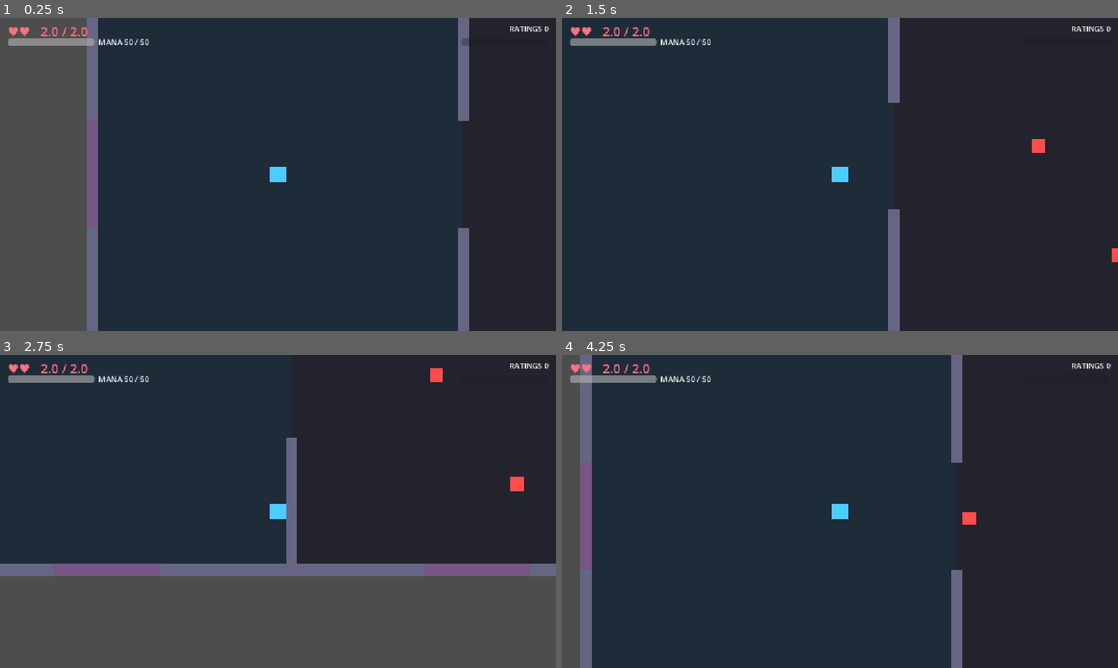
Above: before the commit, frames 1-4 (two rows, left to right).
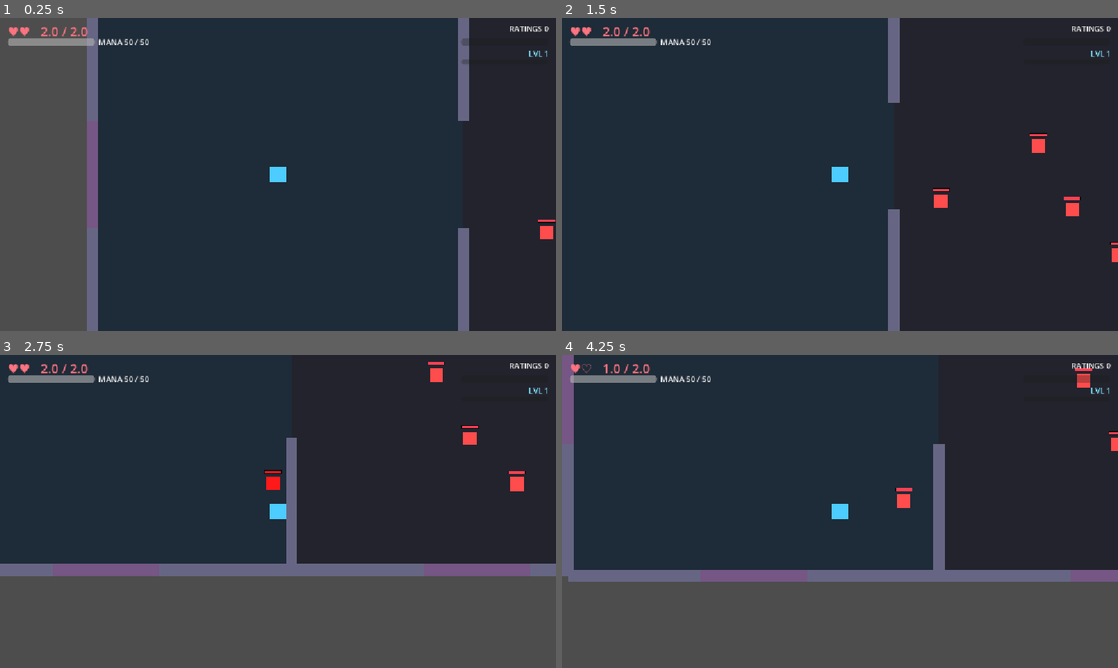
Above: after the commit, the same moments.

Repository: nderman/dungeon-grinder-cal
Game: Godot game, scene res://Floor.tscn
The game is run twice, just before and just after one commit, with the same random seed, the same clock (stepped at 60 frames per second) and the same inputs.
Inputs (mouse positions are in pixels of both pictures, inside the frame that each line leads up to):
- Up to frame 1 (0.25 s): no input
- Up to frame 2 (1.5 s): tap Enter (ui_accept) at 0.5, 0.77, 0.8, 1.07, 1.35 s; move the mouse to (962, 158) at 0.52 s; hold D (move_right) 0.53-1.28 s; hold E (interact) 0.53-1.28 s; move the mouse to (728, 190) at 1.27 s; hold S (move_down) from 1.28 s (still down)
- Up to frame 3 (2.75 s): tap Enter (ui_accept) at 1.52, 1.82 s; tap E (interact) at 1.55 s; move the mouse to (333, 442) at 2.02 s; release S (move_down) at 2.03 s; hold D (move_right) from 2.03 s (still down); hold Enter (ui_accept) from 2.03 s (still down); tap Down (aim_down) at 2.1 s
- Up to frame 4 (4.25 s): move the mouse to (812, 574) at 2.77 s; release D (move_right) at 2.78 s; release Enter (ui_accept) at 2.78 s; hold W (move_up) 2.78-3.53 s; tap Left (aim_left) at 2.85 s; tap Enter (ui_accept) at 3.02, 3.32 s; tap E (interact) at 3.05 s; move the mouse to (1006, 558) at 3.52 s; hold A (move_left) from 3.53 s (still down); hold Enter (ui_accept) from 3.53 s (still down); tap Right (aim_right) at 3.6 s

The runs differ from the first frame. In frame 1, 0.2% of the frame differs, in the area x 83-100%, y 10-71%; in frame 2, 0.4%; in frame 3, 0.4%; in frame 4, 36%, in the area x 0-100%, y 0-100%.

Commit message:
Progression (XP/levels/skill points) + boss feel & aggro fixes
Character-growth rail (grounded in the DCC "Crawler" wiki): kills pay XP
(goblin 20 / Neighborhood boss 120 / Floor boss 300) -> levels (curve 80*lvl,
reset per run) -> 3 skill points/level, spent only at a Safe-Room LevelTerminal
(LevelUpPanel). Spending re-derives hearts/mana/speed and patches you up. HUD
gains a level label, XP bar, and an unspent-points pip; Green Room shows level.
Economy split documented in GDD: XP=growth, Ratings=loot/audience, Gold=shops(TODO);
retires the old "spend Ratings at a stat terminal" idea.

Combat/feel from playtest:
- Enemies aggro on damage -> chase regardless of detection_range (no free sniping)
- Bosses lunge forward on attack so hits connect; stay dormant until the arena locks
- Floating health bars on mobs and bosses
- Glitch Bolt range halved (1400 -> 700px, ~one 768px room)
- Combat rooms now spawn 2-4 mobs; phase-doors spaced >=4 cells; no shooting through walls

Co-Authored-By: Claude Opus 4.7 (1M context) <noreply@anthropic.com>

Diff:
--- a/game-client/components/AIComponent.gd
+++ b/game-client/components/AIComponent.gd
@@ -15,8 +15,11 @@
 @export var damage_hearts: float = 1.0          # mobs 1, bosses 2
 @export var move_speed: float = 240.0           # chase speed (bosses set this low)
 @export var start_active: bool = true           # bosses start dormant until the arena locks
+@export var lunge: bool = true                  # commit a forward lunge on attack so it connects
+@export var lunge_speed: float = 950.0
 
 var _active: bool = true
+var _last_health: float = 0.0   # tracked to detect "I just took damage" → aggro
 var target: CharacterBody2D = null
 var parent: CharacterBody2D
 @onready var move_comp: MovementComponent = get_parent().get_node_or_null("MovementComponent")
@@ -24,10 +27,32 @@
 func _ready() -> void:
 	parent = get_parent() as CharacterBody2D
 	_active = start_active
+	# Aggro-on-damage: a hit drags the mob onto you even from beyond detection_range —
+	# no more free sniping from across the floor.
+	var hc := get_parent().get_node_or_null("HealthComponent")
+	if hc:
+		_last_health = hc.current_hearts
+		hc.health_changed.connect(_on_health_changed)
 	_change_state(State.IDLE)
 
 func activate() -> void:
 	_active = true
+
+# Damage acquires the player as target regardless of distance. Dormant bosses ignore it
+# (they stay inert until the arena locks); healing (current rising) never aggros.
+func _on_health_changed(current: float, _maximum: float) -> void:
+	var took_damage := current < _last_health
+	_last_health = current
+	if took_damage and _active and target == null:
+		_acquire_player()
+
+func _acquire_player() -> void:
+	var players := get_tree().get_nodes_in_group("player")
+	if players.is_empty():
+		return
+	target = players[0] as CharacterBody2D
+	if current_state == State.IDLE:
+		_change_state(State.CHASE)
 
 func _physics_process(delta: float) -> void:
 	if not _active:
@@ -81,10 +106,32 @@
 	tw.tween_property(parent, "modulate", Color(1, 0.5, 0.5), telegraph_duration * 0.5)
 
 func _execute_attack() -> void:
-	if target and global_position.distance_to(target.global_position) <= attack_range + 20.0:
-		var health := target.get_node_or_null("HealthComponent") as HealthComponent
-		var prot := target.get_node_or_null("ProtectionComponent") as ProtectionComponent
-		var dmg := damage_hearts
-		if prot: dmg = prot.handle_incoming_damage(dmg)
-		if health: health.take_damage(dmg)
+	if lunge and parent != null and is_instance_valid(target):
+		# Commit a forward lunge toward the target — this is what makes the hit land
+		# (a stationary telegraph whiffs against a moving player). Dash to dodge it.
+		var dir := (target.global_position - parent.global_position).normalized()
+		var elapsed := 0.0
+		while elapsed < 0.2:
+			parent.velocity = dir * lunge_speed
+			parent.move_and_slide()
+			if is_instance_valid(target) and global_position.distance_to(target.global_position) <= attack_range:
+				_hit_target()
+				break
+			elapsed += get_physics_process_delta_time()
+			await get_tree().physics_frame
+		if parent != null:
+			parent.velocity = Vector2.ZERO
+	elif is_instance_valid(target) and global_position.distance_to(target.global_position) <= attack_range + 20.0:
+		_hit_target()
 	_change_state(State.COOLDOWN)
+
+func _hit_target() -> void:
+	if not is_instance_valid(target):
+		return
+	var health := target.get_node_or_null("HealthComponent") as HealthComponent
+	var prot := target.get_node_or_null("ProtectionComponent") as ProtectionComponent
+	var dmg := damage_hearts
+	if prot:
+		dmg = prot.handle_incoming_damage(dmg)
+	if health:
+		health.take_damage(dmg)
--- /dev/null
+++ b/game-client/components/HealthBar.gd
@@ -0,0 +1,33 @@
+# HealthBar.gd
+# A tiny floating HP bar drawn above an entity. Reads its sibling HealthComponent and
+# redraws on change. Cheap (immediate-mode _draw, no extra nodes).
+extends Node2D
+
+@export var width: float = 40.0
+@export var height: float = 5.0
+@export var y_offset: float = -40.0
+
+var _cur: float = 1.0
+var _max: float = 1.0
+
+func _ready() -> void:
+	var hc := get_parent().get_node_or_null("HealthComponent")
+	if hc:
+		hc.health_changed.connect(_on_changed)
+		_cur = hc.current_hearts
+		_max = hc.max_hearts
+	queue_redraw()
+
+func _on_changed(current: float, maximum: float) -> void:
+	_cur = current
+	_max = maximum
+	queue_redraw()
+
+func _draw() -> void:
+	if _max <= 0.0:
+		return
+	var x := -width * 0.5
+	draw_rect(Rect2(x - 1.0, y_offset - 1.0, width + 2.0, height + 2.0), Color(0, 0, 0, 0.7))
+	var frac := clampf(_cur / _max, 0.0, 1.0)
+	if frac > 0.0:
+		draw_rect(Rect2(x, y_offset, width * frac, height), Color(1.0, 0.25, 0.32))
--- a/game-client/components/HealthComponent.gd
+++ b/game-client/components/HealthComponent.gd
@@ -12,6 +12,7 @@
 # Enemies set this in their scene to self-initialize their pool.
 # The Player leaves it 0 and instead calls initialize_health() from CON.
 @export var configured_hearts: float = 0.0
+@export var xp_reward: int = 0               # XP this mob pays on death (bosses set higher)
 @export var iframe_seconds: float = 0.4      # brief post-hit invulnerability (player)
 var _invuln: bool = false
 
@@ -62,5 +63,7 @@
 	if is_player:
 		GameManager.end_run()   # Save meta-progression, fade to the Green Room.
 	else:
-		SignalBus.enemy_cancelled.emit(global_position, 10)
+		SignalBus.enemy_cancelled.emit(global_position, 10)   # audience/Ratings rail
+		if xp_reward > 0:
+			SignalBus.xp_awarded.emit(xp_reward)              # character-growth rail
 		get_parent().queue_free()
--- /dev/null
+++ b/game-client/entities/LevelTerminal.gd
@@ -0,0 +1,25 @@
+# LevelTerminal.gd
+# Safe-Room pad: stand on it and press interact (E) to open the Stat-Injection panel and
+# spend banked skill points. Sibling of the LootBoxTerminal; both are Safe-Room-only.
+extends Area2D
+
+@onready var panel := $LevelUpPanel
+var _player: Node = null
+
+func _ready() -> void:
+	body_entered.connect(_on_entered)
+	body_exited.connect(_on_exited)
+
+func _on_entered(b: Node) -> void:
+	if b.is_in_group("player"):
+		_player = b
+
+func _on_exited(b: Node) -> void:
+	if b == _player:
+		_player = null
+		panel.close()   # leaving the pad closes the screen
+
+func _unhandled_input(event: InputEvent) -> void:
+	if _player == null or not event.is_action_pressed("interact"):
+		return
+	panel.toggle()
--- /dev/null
+++ b/game-client/entities/LevelTerminal.tscn
@@ -0,0 +1,28 @@
+[gd_scene load_steps=4 format=3]
+
+[ext_resource type="Script" path="res://entities/LevelTerminal.gd" id="1_lt"]
+[ext_resource type="Script" path="res://ui/LevelUpPanel.gd" id="2_lup"]
+
+[sub_resource type="RectangleShape2D" id="rs_lt"]
+size = Vector2(96, 96)
+
+[node name="LevelTerminal" type="Area2D"]
+script = ExtResource("1_lt")
+
+[node name="Visual" type="Polygon2D" parent="."]
+color = Color(0.3, 0.8, 1, 0.85)
+polygon = PackedVector2Array(-48, -48, 48, -48, 48, 48, -48, 48)
+
+[node name="Label" type="Label" parent="."]
+offset_left = -80.0
+offset_top = -78.0
+offset_right = 80.0
+offset_bottom = -56.0
+horizontal_alignment = 1
+text = "LEVEL UP [E]"
+
+[node name="CollisionShape2D" type="CollisionShape2D" parent="."]
+shape = SubResource("rs_lt")
+
+[node name="LevelUpPanel" type="CanvasLayer" parent="."]
+script = ExtResource("2_lup")
--- a/game-client/entities/enemies/GlitchGoblin.tscn
+++ b/game-client/entities/enemies/GlitchGoblin.tscn
@@ -1,8 +1,9 @@
-[gd_scene load_steps=5 format=3]
+[gd_scene load_steps=6 format=3]
 
 [ext_resource type="Script" path="res://components/HealthComponent.gd" id="1_health"]
 [ext_resource type="Script" path="res://components/MovementComponent.gd" id="2_move"]
 [ext_resource type="Script" path="res://components/AIComponent.gd" id="3_ai"]
+[ext_resource type="Script" path="res://components/HealthBar.gd" id="4_hb"]
 
 [sub_resource type="CircleShape2D" id="CircleShape2D_goblin"]
 radius = 14.0
@@ -19,9 +20,15 @@
 [node name="HealthComponent" type="Node2D" parent="."]
 script = ExtResource("1_health")
 configured_hearts = 1.0
+xp_reward = 20
 
 [node name="MovementComponent" type="Node2D" parent="."]
 script = ExtResource("2_move")
 
 [node name="AIComponent" type="Node2D" parent="."]
 script = ExtResource("3_ai")
+
+[node name="HealthBar" type="Node2D" parent="."]
+script = ExtResource("4_hb")
+width = 34.0
+y_offset = -26.0
--- a/game-client/entities/enemies/MeatGrinderGolem.tscn
+++ b/game-client/entities/enemies/MeatGrinderGolem.tscn
@@ -1,9 +1,10 @@
-[gd_scene load_steps=6 format=3]
+[gd_scene load_steps=7 format=3]
 
 [ext_resource type="Script" path="res://entities/enemies/MeatGrinderGolem.gd" id="1_golem"]
 [ext_resource type="Script" path="res://components/HealthComponent.gd" id="2_health"]
 [ext_resource type="Script" path="res://components/MovementComponent.gd" id="3_move"]
 [ext_resource type="Script" path="res://components/AIComponent.gd" id="4_ai"]
+[ext_resource type="Script" path="res://components/HealthBar.gd" id="5_hb"]
 
 [sub_resource type="CircleShape2D" id="cs_golem"]
 radius = 46.0
@@ -21,6 +22,7 @@
 [node name="HealthComponent" type="Node2D" parent="."]
 script = ExtResource("2_health")
 configured_hearts = 10.0
+xp_reward = 150
 
 [node name="MovementComponent" type="Node2D" parent="."]
 script = ExtResource("3_move")
@@ -33,3 +35,8 @@
 attack_cooldown = 1.4
 damage_hearts = 2.0
 move_speed = 130.0
+
+[node name="HealthBar" type="Node2D" parent="."]
+script = ExtResource("5_hb")
+width = 110.0
+y_offset = -66.0
--- a/game-client/entities/player/Player.gd
+++ b/game-client/entities/player/Player.gd
@@ -29,10 +29,18 @@
 func _ready() -> void:
 	add_to_group("player")
 	_initialize_contestant()
+	# Safe-Room skill-point spends mutate the shared run-stats dict; re-derive vitals.
+	SignalBus.stat_injected.connect(_on_stat_injected)
 
 func _initialize_contestant() -> void:
 	if not GameManager.current_run_stats.is_empty():
 		current_stats = GameManager.current_run_stats
+	_calculate_vitals()
+	base_speed = 300.0 + (current_stats["DEX"] * 5.0)
+
+# A point was injected into a stat (Stat-Injection terminal). Re-apply the derived vitals.
+# In a Safe Room this doubles as a full patch-up — earned, not free.
+func _on_stat_injected(_stat: String, _new_value: int) -> void:
 	_calculate_vitals()
 	base_speed = 300.0 + (current_stats["DEX"] * 5.0)
 
--- a/game-client/entities/projectiles/GlitchBolt.gd
+++ b/game-client/entities/projectiles/GlitchBolt.gd
@@ -5,7 +5,7 @@
 extends Node2D
 
 @export var speed: float = 700.0
-@export var lifetime: float = 2.0
+@export var lifetime: float = 1.0   # range = speed × lifetime ≈ 700px ≈ one room (CELL 768)
 var direction: Vector2 = Vector2.RIGHT
 
 # Called by the caster right after instancing.
--- a/game-client/levels/LevelGenerator.gd
+++ b/game-client/levels/LevelGenerator.gd
@@ -16,8 +16,8 @@
 @export var neighborhood_bosses: int = 2   # DCC: a floor has several bosses, not one
 
 # Boss tiers. On Floor 1 every boss is arena-locked (per DCC lore).
-const FLOOR_BOSS := {"hearts": 20.0, "damage": 2.0, "scale": 1.0, "tint": Color(1, 1, 1), "telegraph": 0.55, "speed": 340.0}
-const NEIGHBORHOOD_BOSS := {"hearts": 8.0, "damage": 1.0, "scale": 0.8, "tint": Color(1.0, 0.7, 0.4), "telegraph": 0.7, "speed": 290.0}
+const FLOOR_BOSS := {"hearts": 20.0, "damage": 2.0, "scale": 1.0, "tint": Color(1, 1, 1), "telegraph": 0.55, "speed": 340.0, "xp": 300}
+const NEIGHBORHOOD_BOSS := {"hearts": 8.0, "damage": 1.0, "scale": 0.8, "tint": Color(1.0, 0.7, 0.4), "telegraph": 0.7, "speed": 290.0, "xp": 120}
 
 var grid: Dictionary = {}                 # Vector2i -> type string
 var rooms: Dictionary = {}                # Vector2i -> Room
@@ -56,12 +56,12 @@
 	for p in order:
 		if grid[p] == "MiniBoss":
 			anchors.append(p)
-	for c in _pick_spread(combat, anchors, clampi(combat.size() / 4, 1, 3)):
+	for c in _pick_spread(combat, anchors, 2, 4.0):   # ≥4 cells apart — real travel to safety
 		grid[c] = "PhaseDoor"
 
 # Greedily choose up to k Combat cells maximising the min distance to the anchors
 # (and to each other), so the picks end up spread across the floor.
-func _pick_spread(candidates: Array, anchors: Array, k: int) -> Array[Vector2i]:
+func _pick_spread(candidates: Array, anchors: Array, k: int, min_sep: float = 0.0) -> Array[Vector2i]:
 	var chosen: Array[Vector2i] = []
 	for _i in range(k):
 		var best := Vector2i.ZERO
@@ -74,7 +74,9 @@
 				best_d = d
 				best = c
 		if best_d < 0.0:
-			break
+			break                       # nothing left
+		if not chosen.is_empty() and best_d < min_sep:
+			break                       # remaining picks are too close — keep them spread out
 		chosen.append(best)
 	return chosen
 
@@ -103,7 +105,7 @@
 func _populate(cell: Vector2i, room: Room) -> void:
 	match grid[cell]:
 		"Combat":
-			for _i in range(randi_range(1, 2)):
+			for _i in range(randi_range(2, 4)):
 				_spawn_enemy(room)
 		"Boss":
 			_spawn_boss(room, FLOOR_BOSS)
@@ -121,6 +123,7 @@
 	var hc := b.get_node_or_null("HealthComponent")
 	if hc:
 		hc.configured_hearts = tier["hearts"]
+		hc.xp_reward = tier["xp"]   # bosses are the big XP payout — the grind-gate reward
 	var ai := b.get_node_or_null("AIComponent")
 	if ai:
 		ai.damage_hearts = tier["damage"]
--- a/game-client/levels/prefabs/SafeRoom.tscn
+++ b/game-client/levels/prefabs/SafeRoom.tscn
@@ -1,8 +1,9 @@
-[gd_scene load_steps=4 format=3]
+[gd_scene load_steps=5 format=3]
 
 [ext_resource type="PackedScene" path="res://levels/prefabs/Room.tscn" id="1_room"]
 [ext_resource type="PackedScene" path="res://entities/Teleporter.tscn" id="2_tp"]
 [ext_resource type="PackedScene" path="res://entities/LootBoxTerminal.tscn" id="3_lbt"]
+[ext_resource type="PackedScene" path="res://entities/LevelTerminal.tscn" id="4_lvl"]
 
 [node name="SafeRoom" type="Node2D"]
 
@@ -17,3 +18,6 @@
 
 [node name="LootBoxTerminal" parent="." instance=ExtResource("3_lbt")]
 position = Vector2(0, -150)
+
+[node name="LevelTerminal" parent="." instance=ExtResource("4_lvl")]
+position = Vector2(0, 150)
--- a/game-client/scripts/autoloads/GameManager.gd
+++ b/game-client/scripts/autoloads/GameManager.gd
@@ -24,6 +24,18 @@
 var last_safe_room_entrance_pos: Vector2 = Vector2.ZERO   # where a Phase-Door spat you in
 var run_inventory: Array = []                             # items pulled from Loot Boxes this run
 
+# --- PROGRESSION (XP / LEVELS / SKILL POINTS) — the character-growth rail ---
+# Per DCC: kills grant XP; every level hands you 3 stat points to spend, and you may only
+# spend them in a Safe Room. Levels reset per run (roguelite); you re-grow each Season.
+const XP_PER_LEVEL_BASE := 80          # XP for L1→L2; scales linearly with level
+const SKILL_POINTS_PER_LEVEL := 3      # DCC canon
+var xp: int = 0
+var level: int = 1
+var skill_points: int = 0              # unspent — banked until you reach a Safe-Room terminal
+
+func xp_to_next(lvl: int) -> int:
+	return XP_PER_LEVEL_BASE * lvl     # L1→80, L2→160, L3→240 …
+
 # --- ACTIVE CONTRACT ---
 var current_race: String = "Human"
 var current_class: String = "Brawler"
@@ -35,16 +47,51 @@
 
 func _ready() -> void:
 	SignalBus.ratings_spike.connect(_on_ratings_spike)
+	SignalBus.enemy_cancelled.connect(_on_enemy_cancelled)
+	SignalBus.xp_awarded.connect(add_xp)
+
+# Every kill pays Ratings — the AUDIENCE rail (drives loot drops + fan/sponsor boxes).
+# Character growth rides the separate XP rail (see add_xp); shops will use Gold.
+func _on_enemy_cancelled(_loc: Vector2, ratings_earned: int) -> void:
+	run_ratings += ratings_earned
+	rating_changed.emit(run_ratings)
+
+# Kills feed the XP rail. Banks 3 skill points per level gained (spendable in a Safe Room).
+func add_xp(amount: int) -> void:
+	if amount <= 0:
+		return
+	xp += amount
+	while xp >= xp_to_next(level):
+		xp -= xp_to_next(level)
+		level += 1
+		skill_points += SKILL_POINTS_PER_LEVEL
+		SignalBus.leveled_up.emit(level, skill_points)
+	SignalBus.xp_changed.emit(xp, xp_to_next(level), level)
+
+# Spend one banked point on a core stat. Mutates the live run-stats dict (the Player shares
+# this reference) and pings stat_injected so the Player re-derives hearts/mana/speed.
+func spend_skill_point(stat: String) -> bool:
+	if skill_points <= 0 or not current_run_stats.has(stat):
+		return false
+	skill_points -= 1
+	current_run_stats[stat] = int(current_run_stats[stat]) + 1
+	SignalBus.stat_injected.emit(stat, int(current_run_stats[stat]))
+	SignalBus.xp_changed.emit(xp, xp_to_next(level), level)   # refresh the points pip
+	return true
 
 func start_new_run() -> void:
 	current_floor = 1
 	run_ratings = 0
 	hype_meter = 0.0
+	xp = 0
+	level = 1
+	skill_points = 0
 	earned_loot_boxes.clear()
 	run_inventory.clear()
 	is_run_active = true
 	MetaManager.reset_run_cache()
 	current_run_stats = MetaManager.get_current_contestant_stats(current_race, current_class)
+	SignalBus.xp_changed.emit(xp, xp_to_next(level), level)
 
 func advance_floor() -> void:
 	current_floor += 1
--- a/game-client/scripts/autoloads/SignalBus.gd
+++ b/game-client/scripts/autoloads/SignalBus.gd
@@ -19,6 +19,12 @@
 signal sponsor_pod_incoming(target_location: Vector2)
 signal hype_threshold_reached(tier_index: int)      # 50% / 75% / 90%
 
+# --- PROGRESSION (XP → LEVELS → SKILL POINTS) ---
+# Distinct from Ratings (audience/loot) and Gold (shops). This is character growth.
+signal xp_awarded(amount: int)                       # a kill paid out XP (emitted by HealthComponent)
+signal xp_changed(xp: int, xp_to_next: int, level: int)   # HUD bar refresh
+signal leveled_up(level: int, skill_points: int)     # +3 points banked; spend in a Safe Room (DCC)
+
 # --- NANO-MAGIC & EQUIPMENT ---
 signal spell_cast(spell_name: String, location: Vector2)
 signal mana_updated(current: float, max: float)
--- a/game-client/ui/CombatHUD.gd
+++ b/game-client/ui/CombatHUD.gd
@@ -9,6 +9,8 @@
 @onready var mana_label: Label = $ManaLabel
 @onready var ratings: Label = $Ratings
 @onready var hype_bar: ProgressBar = $HypeBar
+@onready var level_label: Label = $Level
+@onready var xp_bar: ProgressBar = $XPBar
 @onready var ticker: Label = $Ticker
 
 const SPIKE_TEXT := {
@@ -24,8 +26,11 @@
 	GameManager.hype_changed.connect(_on_hype)
 	SignalBus.achievement_unlocked.connect(_on_achievement)
 	SignalBus.item_acquired.connect(_on_item)
+	SignalBus.xp_changed.connect(_on_xp)
+	SignalBus.leveled_up.connect(_on_levelup)
 	_on_rating(GameManager.run_ratings)
 	_on_hype(GameManager.hype_meter)
+	_on_xp(GameManager.xp, GameManager.xp_to_next(GameManager.level), GameManager.level)
 	ticker.modulate.a = 0.0
 	_bind_player.call_deferred()
 
@@ -68,6 +73,16 @@
 func _on_hype(v: float) -> void:
 	hype_bar.value = v
 
+func _on_xp(current: int, to_next: int, level: int) -> void:
+	xp_bar.max_value = maxf(1.0, to_next)
+	xp_bar.value = current
+	# Show banked, unspent skill points as a ★ pip — your cue to hit a Safe-Room terminal.
+	var sp: int = GameManager.skill_points
+	level_label.text = "LVL %d   ★%d" % [level, sp] if sp > 0 else "LVL %d" % level
+
+func _on_levelup(level: int, _points: int) -> void:
+	_flash_ticker("LEVEL UP!  LVL %d  (+%d pts)" % [level, GameManager.SKILL_POINTS_PER_LEVEL])
+
 func _on_spike(type: String) -> void:
 	if SPIKE_TEXT.has(type):
 		_flash_ticker(SPIKE_TEXT[type])
--- a/game-client/ui/CombatHUD.tscn
+++ b/game-client/ui/CombatHUD.tscn
@@ -51,6 +51,28 @@
 value = 0.0
 show_percentage = false
 
+[node name="Level" type="Label" parent="."]
+anchor_left = 1.0
+anchor_right = 1.0
+offset_left = -260.0
+offset_top = 62.0
+offset_right = -16.0
+offset_bottom = 84.0
+theme_override_colors/font_color = Color(0.5, 0.9, 1, 1)
+horizontal_alignment = 2
+text = "LVL 1"
+
+[node name="XPBar" type="ProgressBar" parent="."]
+anchor_left = 1.0
+anchor_right = 1.0
+offset_left = -196.0
+offset_top = 86.0
+offset_right = -16.0
+offset_bottom = 96.0
+max_value = 80.0
+value = 0.0
+show_percentage = false
+
 [node name="Ticker" type="Label" parent="."]
 anchor_left = 0.5
 anchor_right = 0.5
--- a/game-client/ui/GreenRoom.gd
+++ b/game-client/ui/GreenRoom.gd
@@ -4,8 +4,8 @@
 extends Control
 
 func _ready() -> void:
-	$Subtitle.text = "Floor reached %d     Syndication %d     Tokens %d\n\nPress SPACE or E for a new Season" % [
-		GameManager.current_floor, MetaManager.syndication_points, MetaManager.milestone_tokens
+	$Subtitle.text = "Floor reached %d     Level %d     Syndication %d     Tokens %d\n\nPress SPACE or E for a new Season" % [
+		GameManager.current_floor, GameManager.level, MetaManager.syndication_points, MetaManager.milestone_tokens
 	]
 
 func _unhandled_input(event: InputEvent) -> void:
--- /dev/null
+++ b/game-client/ui/LevelUpPanel.gd
@@ -0,0 +1,109 @@
+# LevelUpPanel.gd
+# The Stat-Injection screen. Opened from the Safe-Room LevelTerminal — the only place
+# you may spend banked skill points (DCC: stat allocation happens in safe rooms).
+# UI is built in code so the .tscn stays a single node and headless import never trips.
+extends CanvasLayer
+
+const STATS := ["STR", "DEX", "INT", "CON", "CHA"]
+
+var _points_label: Label
+var _value_labels: Dictionary = {}   # stat -> Label
+var _plus_buttons: Dictionary = {}   # stat -> Button
+var _preview: Label
+
+func _ready() -> void:
+	visible = false
+	layer = 10
+	_build()
+	# Live-refresh while open: a fresh level mid-stay, or a point just spent.
+	SignalBus.leveled_up.connect(func(_lvl, _pts): _refresh())
+	SignalBus.xp_changed.connect(func(_x, _n, _lv): _refresh())
+
+func open() -> void:
+	visible = true
+	_refresh()
+
+func close() -> void:
+	visible = false
+
+func toggle() -> void:
+	if visible:
+		close()
+	else:
+		open()
+
+func _build() -> void:
+	var dim := ColorRect.new()
+	dim.color = Color(0, 0, 0, 0.6)
+	dim.set_anchors_preset(Control.PRESET_FULL_RECT)
+	dim.mouse_filter = Control.MOUSE_FILTER_STOP   # swallow clicks behind the panel
+	add_child(dim)
+
+	var center := CenterContainer.new()
+	center.set_anchors_preset(Control.PRESET_FULL_RECT)
+	add_child(center)
+
+	var panel := PanelContainer.new()
+	panel.custom_minimum_size = Vector2(380, 0)
+	center.add_child(panel)
+
+	var box := VBoxContainer.new()
+	box.add_theme_constant_override("separation", 8)
+	panel.add_child(box)
+
+	var title := Label.new()
+	title.text = "STAT INJECTION"
+	title.add_theme_font_size_override("font_size", 30)
+	title.horizontal_alignment = HORIZONTAL_ALIGNMENT_CENTER
+	box.add_child(title)
+
+	_points_label = Label.new()
+	_points_label.horizontal_alignment = HORIZONTAL_ALIGNMENT_CENTER
+	box.add_child(_points_label)
+
+	for s in STATS:
+		var row := HBoxContainer.new()
+		row.add_theme_constant_override("separation", 12)
+		var name_l := Label.new()
+		name_l.text = s
+		name_l.custom_minimum_size.x = 70
+		name_l.add_theme_font_size_override("font_size", 22)
+		var val_l := Label.new()
+		val_l.custom_minimum_size.x = 60
+		val_l.horizontal_alignment = HORIZONTAL_ALIGNMENT_CENTER
+		val_l.add_theme_font_size_override("font_size", 22)
+		var plus := Button.new()
+		plus.text = "  +  "
+		plus.pressed.connect(_on_plus.bind(s))
+		row.add_child(name_l)
+		row.add_child(val_l)
+		row.add_child(plus)
+		box.add_child(row)
+		_value_labels[s] = val_l
+		_plus_buttons[s] = plus
+
+	_preview = Label.new()
+	_preview.horizontal_alignment = HORIZONTAL_ALIGNMENT_CENTER
+	box.add_child(_preview)
+
+	var hint := Label.new()
+	hint.text = "Press E to step off the pad"
+	hint.modulate = Color(1, 1, 1, 0.6)
+	hint.horizontal_alignment = HORIZONTAL_ALIGNMENT_CENTER
+	box.add_child(hint)
+
+func _on_plus(stat: String) -> void:
+	GameManager.spend_skill_point(stat)   # refresh arrives via xp_changed
+
+func _refresh() -> void:
+	if not is_inside_tree():
+		return
+	var sp: int = GameManager.skill_points
+	_points_label.text = "Skill points: %d        Level %d" % [sp, GameManager.level]
+	var stats: Dictionary = GameManager.current_run_stats
+	for s in STATS:
+		_value_labels[s].text = str(int(stats.get(s, 0)))
+		_plus_buttons[s].disabled = sp <= 0
+	var con: int = int(stats.get("CON", 0))
+	var intel: int = int(stats.get("INT", 0))
+	_preview.text = "→ Hearts %d    Mana %d" % [int(floor(con / 5.0)), intel * 5]
Not shown, added: game-client/components/HealthBar.gd.uid
Not shown, added: game-client/entities/LevelTerminal.gd.uid
Not shown, added: game-client/ui/LevelUpPanel.gd.uid
Not shown, changed: docs/GDD.md
